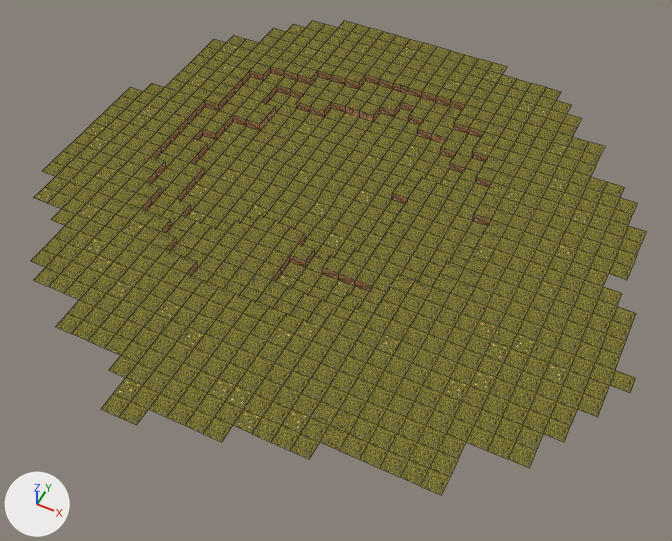
Two versions of the Blender file Levels/Level 1 - Forest/Forest.001.blend, one commit apart.
One viewpoint serves both versions: a 50 mm lens placed at (19.8, -37.9, 38.3), pointed at (3.9, -6.0, -1.5). Every picture has the same lights, and +X, +Y and +Z are marked at lower left. Mesh edges are drawn as thin lines.

Script lines for the objects in view, before the commit:
```python
me_cube = bpy.data.meshes.new('Cube')
me_cube.from_pydata(...)  # 1131 vertices, 1059 faces; spans x -14.0..21.0, y -21.0..13.0, z 0.2..1.3
me_cube.materials.append(mat_forestlevel_title001)
ob_cube = bpy.data.objects.new('Cube', me_cube)
ob_cube.location = (0.0, 0.0, 0.0)
```
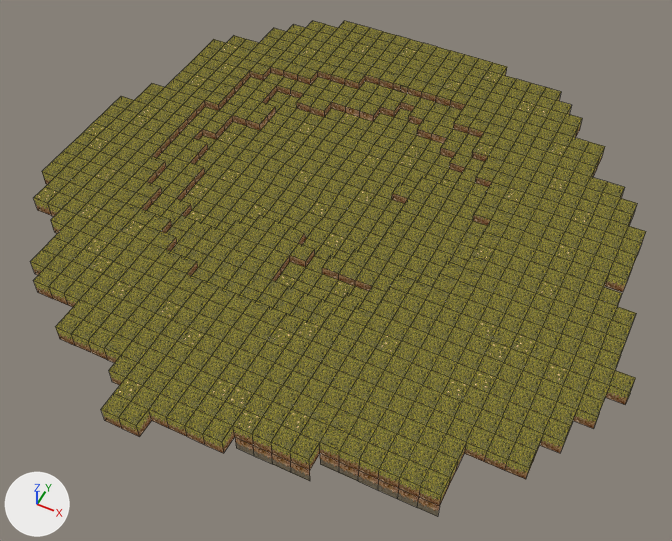
The change, as a list of edits to the scene's bpy script:
```text
Change me_cube:
    used by ob_cube; location = (0.0, 0.0, 0.0)
    remove me_cube.from_pydata(...)  # 1131 vertices, 1059 faces; spans x -14.0..21.0, y -21.0..13.0, z 0.2..1.3
    add me_cube.from_pydata(...)  # 1282 vertices, 1208 faces; spans x -14.0..21.0, y -21.0..13.0, z -0.7..1.3
    me_cube part 1
    1 vertex is removed from x -14.0, y 0.0, z 1.3
    1 face is deleted
    140 new vertices lie (0.0, 0.0, -1.0) away from vertices in x -14.0..21.0, y -21.0..13.0, z 1.3
    12 new vertices lie (0.0, 0.0, -1.0) away from vertices in x 5.0..15.0, y -19.0..-18.0, z 0.3
    150 new faces join them
```

Pixel boxes (x1, y1, x2, y2) of what changed, in the pictures (672 x 541 px):
'Cube', reshaped
    before: (31, 20, 646, 495)
    after: (30, 20, 646, 517)
part 1 of me_cube, built on
    before: (122, 87, 143, 100)
    after: (30, 68, 644, 517)
